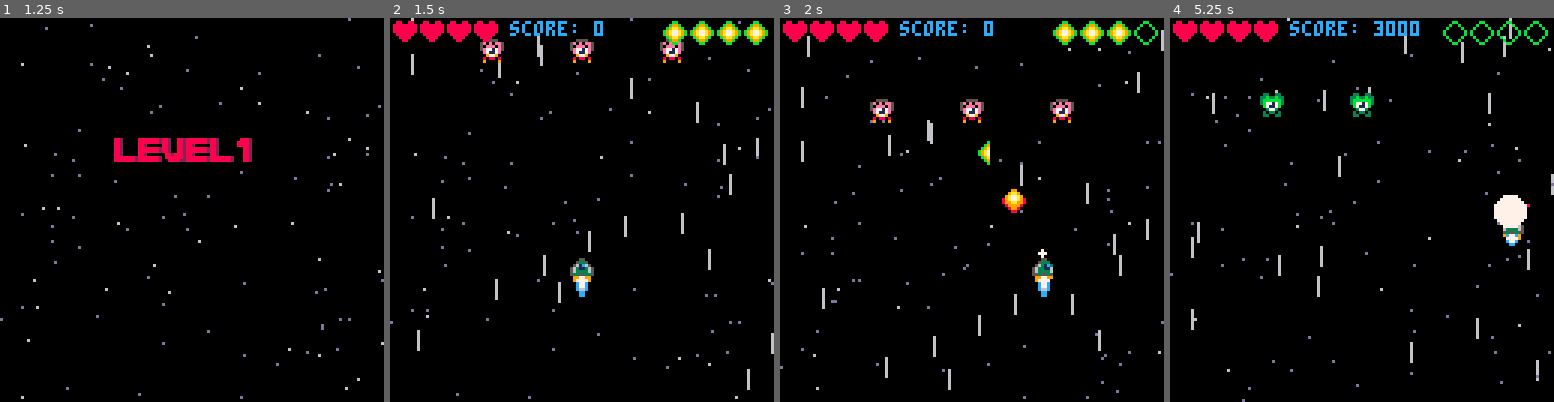
Above: before the commit, frames 1-4 (left to right).
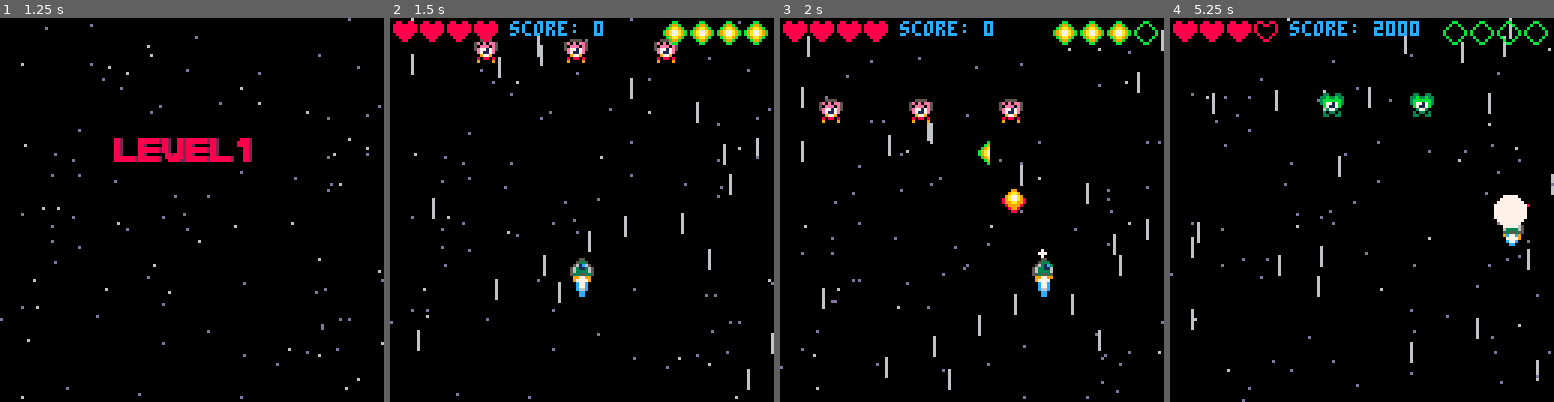
Above: after the commit, the same moments.

Repository: simonanger/pico8_shmup
Game: PICO-8 cartridge shmup.p8
The game is run twice, just before and just after one commit, with the same random seed, the same clock (stepped at 60 frames per second) and the same inputs.
Inputs:
- Up to frame 1 (1.25 s): tap X (X key) at 0.33, 1.07 s; tap O (Z key) at 0.7 s
- Up to frame 2 (1.5 s): no input
- Up to frame 3 (2 s): hold Right from 1.6 s (still down); tap O (Z key) at 1.7 s; tap X (X key) at 1.85 s
- Up to frame 4 (5.25 s): release Right at 2.1 s; tap O (Z key) every 0.4 s from 2.1 to 4.9 s; hold Up 2.15-2.42 s; hold Right 2.47-3.03 s; tap X (X key) at 2.97, 4.08, 5.2 s; hold Left 3.08-3.58 s; hold Down 3.63-3.97 s; hold Right 4.02-4.68 s; hold Up 4.73-5.03 s; hold Left from 5.08 s (still down)

Frame 1 is identical in both runs. In frame 2, 0.9% of the frame differs, in the area x 21-77%, y 5-12%; in frame 3, 1.5%, in the area x 10-77%, y 21-28%; in frame 4, 1.3%.

Commit message:
enemy1 goes rioght enemy 2 goes left

Diff:
--- a/shmup.p8
+++ b/shmup.p8
@@ -258,10 +258,21 @@
   if mytyp==1 then
    strspr=21
    endspr=25
+   myen.x+=1
+   if myen.x>120 then
+    myen.x=0
+   end
+
   elseif mytyp==2 then
    strspr=37
    endspr=41
-  end
+   myen.x-=1
+   if myen.x<0 then
+    myen.x=127
+   end
+  end
+
+
 
   myen.y+=myen.spd
   myen.spr+=0.4
